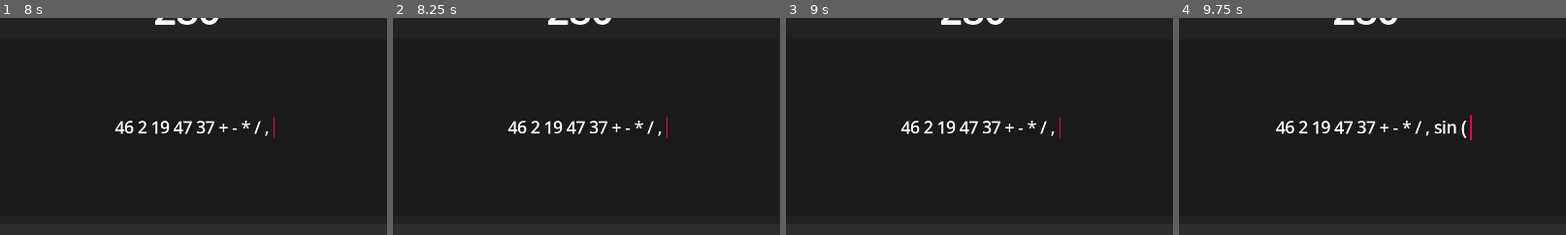
Above: before the commit, frames 1-4 (left to right).
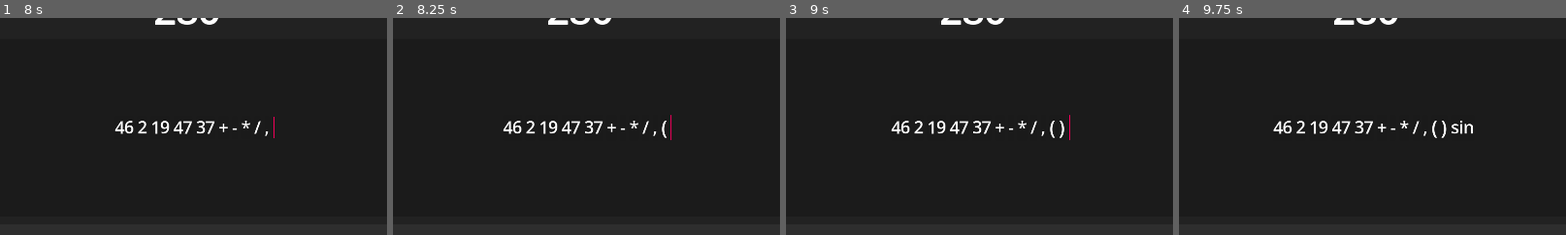
Above: after the commit, the same moments.

Repository: tohuynhphuc/Calculator-Game
Game: Godot game, scene res://game_scenes/main_game/main_game.tscn
The game is run twice, just before and just after one commit, with the same random seed, the same clock (stepped at 60 frames per second) and the same inputs.
Inputs:
- Up to frame 1 (8 s): click "46" at 0.5 s; click "2" at 1.25 s; click "19" at 2 s; click "47" at 2.75 s; click "37" at 3.5 s; click "+" at 4.25 s; click "-" at 5 s; click "*" at 5.75 s; click "/" at 6.5 s; click "," at 7.25 s
- Up to frame 2 (8.25 s): click "(" at 8 s
- Up to frame 3 (9 s): click ")" at 8.75 s
- Up to frame 4 (9.75 s): click "sin" at 9.5 s
The pictures show only the part of the screen within x 5-55%, y 16-66%; the shares and areas given below are measured in that part.

Frame 1 is identical in both runs. In frame 2, 1.3% of the frame differs, in the area x 28-72%, y 44-57%; in frame 3, 1.4%; in frame 4, 1.6%, in the area x 24-76%, y 44-57%.

Commit message:
Comma, Bracket, add State Machine (not implemented)

Diff:
--- /dev/null
+++ b/game_scenes/shop/shop.tscn
@@ -0,0 +1,9 @@
+[gd_scene format=3 uid="uid://cky11wfbx6ae3"]
+
+[node name="Shop" type="Control"]
+layout_mode = 3
+anchors_preset = 15
+anchor_right = 1.0
+anchor_bottom = 1.0
+grow_horizontal = 2
+grow_vertical = 2
--- a/objects/buttons/bracket_buttons/bracket_btn.gd
+++ b/objects/buttons/bracket_buttons/bracket_btn.gd
@@ -4,27 +4,30 @@
 const BRACKET_BTN_SCENE = preload("res://objects/buttons/bracket_buttons/bracket_btn.tscn")
 
 var is_left: bool
-var brackets_pair = {
-	"(": ")",
-	"[": "]",
-	"{": "}",
-}
+var bracket_obj: Bracket
 
 
-static func new_btn(_value: String, _type: ButtonType = ButtonType.BRACKET) -> BracketBtn:
+# var brackets_pair = {
+# 	"(": ")",
+# 	"[": "]",
+# 	"{": "}",
+# }
+static func new_btn(brac: Bracket) -> BracketBtn:
 	var new_button: BracketBtn = BRACKET_BTN_SCENE.instantiate()
-	new_button.set_value(_value)
-	new_button.set_type(_type)
+	new_button.set_value(brac.value)
+	new_button.set_type(BaseBtn.ButtonType.BRACKET)
+	new_button.set_orientation_left(brac.orientation_left)
+	new_button.bracket_obj = brac
 	return new_button
 
 
-func set_orientation(_is_left: bool) -> void:
+func set_orientation_left(_is_left: bool) -> void:
 	is_left = _is_left
 
 
 func _on_button_pressed() -> void:
 	# TODO: Brackets currently calling operator_button_clicked -> add bracket_button_clicked
-	EventBus.operator_button_clicked.emit(value)
+	EventBus.bracket_button_clicked.emit(bracket_obj)
 	GameManager.move_cursor_right()
 	print("Button pressed " + label.text)
 	print("Cursor position " + str(GameManager.cursor_position))
--- a/objects/buttons/buttons_manager.gd
+++ b/objects/buttons/buttons_manager.gd
@@ -18,6 +18,10 @@
 	print("GENERATING OPERATORS")
 	for dict in Parser.operators_buttons:
 		GameManager.operator_button_arr.append(Operator.new(dict))
+
+	print("GENERATE BRACKETS")
+	GameManager.bracket_button_arr.append(Bracket.new(true, "("))
+	GameManager.bracket_button_arr.append(Bracket.new(false, ")"))
 
 
 func get_k_random_buttons(k: int) -> Array:
@@ -43,6 +47,7 @@
 		if not GameManager.operator_button_arr[i].is_locked:
 			var button = OperatorBtn.new_btn(GameManager.operator_button_arr[i])
 			ui_controller.equation_container_add_button(button)
+			# Don't need this
 			# GameManager.operator_button_actual_btns.append(button)
 
 	for i in GameManager.operator_button_arr.size():
@@ -51,13 +56,9 @@
 				OperatorBtn.new_btn(GameManager.operator_button_arr[i]),
 			)
 
-	var left_bracket = BracketBtn.new_btn("(")
-	left_bracket.set_orientation(true)
-	ui_controller.equation_container_add_button(left_bracket)
-
-	var right_bracket = BracketBtn.new_btn(")")
-	right_bracket.set_orientation(false)
-	ui_controller.equation_container_add_button(right_bracket)
+	for i in GameManager.bracket_button_arr.size():
+		var button = BracketBtn.new_btn(GameManager.bracket_button_arr[i])
+		ui_controller.equation_container_add_button(button)
 
 	for i in GameManager.function_button_arr.size():
 		var button = FunctionBtn.new_btn(GameManager.function_button_arr[i])
--- /dev/null
+++ b/objects/classes/comma/comma.gd
@@ -0,0 +1 @@
+class_name Comma
--- a/objects/math_area/math_area.gd
+++ b/objects/math_area/math_area.gd
@@ -9,6 +9,7 @@
 func _ready() -> void:
 	EventBus.number_button_clicked.connect(on_number_buttons_clicked)
 	EventBus.operator_button_clicked.connect(on_operator_buttons_clicked)
+	EventBus.bracket_button_clicked.connect(on_bracket_buttons_clicked)
 	EventBus.function_button_clicked.connect(on_function_buttons_clicked)
 	EventBus.delete_button_clicked.connect(on_delete_buttons_clicked)
 
@@ -50,6 +51,11 @@
 	add_characters(number)
 
 
+func on_bracket_buttons_clicked(bracket: Bracket) -> void:
+	print("BRACKET: ", bracket.value)
+	add_characters(bracket)
+
+
 func on_operator_buttons_clicked(operator: Operator) -> void:
 	print("OPERATOR: ", operator.value)
 	add_characters(operator)
--- a/objects/maths_display/maths_display.gd
+++ b/objects/maths_display/maths_display.gd
@@ -3,8 +3,8 @@
 @export var container: Container
 
 @onready var _brackets = preload("res://objects/maths_display/elements/brackets.tscn")
-@onready var _expression = preload("res://objects/maths_display/elements/expression.tscn")
-@onready var _function = preload("res://objects/maths_display/elements/function.tscn")
+# @onready var _expression = preload("res://objects/maths_display/elements/expression.tscn")
+# @onready var _function = preload("res://objects/maths_display/elements/function.tscn")
 @onready var _number = preload("res://objects/maths_display/elements/number.tscn")
 @onready var _operator = preload("res://objects/maths_display/elements/operator.tscn")
 @onready var _cursor = preload("res://objects/maths_display/cursor.tscn")
@@ -87,6 +87,7 @@
 
 		elif child.type == TreeNode.NodeType.OPERATOR:
 			var operator = _operator.instantiate()
+			print(child.value)
 			operator.value = child.value.value
 			operator.update()
 			objects.append(operator)
@@ -97,7 +98,7 @@
 			function.update()
 			objects.append(function)
 
-		elif child.type == TreeNode.NodeType.BRACKET:
+		elif child.type == TreeNode.NodeType.INSIDE_BRACKET:
 			var bracket = _brackets.instantiate()
 			var inside_bracket = from_tree_to_nodes(child)
 			print(inside_bracket)
@@ -105,6 +106,13 @@
 			bracket.update(child.is_closed_by_user)
 			objects.append(bracket)
 
+		# This is a bracket that doesn't have content -> treat it like a normal operator
+		elif child.type == TreeNode.NodeType.BRACKET:
+			var operator = _operator.instantiate()
+			operator.value = child.value
+			operator.update()
+			objects.append(operator)
+
 		else:
 			print("Unexpected child")
 
--- a/utils/autoload/event_bus.gd
+++ b/utils/autoload/event_bus.gd
@@ -4,6 +4,8 @@
 signal number_button_clicked(number: Number)
 @warning_ignore("unused_signal")
 signal operator_button_clicked(value: String)
+@warning_ignore("unused_signal")
+signal bracket_button_clicked(bracket: Bracket)
 @warning_ignore("unused_signal")
 signal function_button_clicked(value: String)
 @warning_ignore("unused_signal")
--- a/utils/autoload/game_manager.gd
+++ b/utils/autoload/game_manager.gd
@@ -17,7 +17,7 @@
 var operator_button_arr: Array[Operator] = []
 # var operator_button_actual_btns: Array[OperatorBtn] = []
 var comma_button_arr: Array[String] = [","]
-var bracket_button_arr: Array[String] = ["(", ")"]
+var bracket_button_arr: Array[Bracket] = []
 var function_button_arr: Array[String] = ["sin", "cos", "tan"]
 var deck_size: int = 5
 
@@ -64,23 +64,23 @@
 		elif token is Operator:
 			root.add_child(token, TreeNode.NodeType.OPERATOR)
 
-		elif token == Operators.comma:
+		elif token is Comma and token == Operators.comma:
 			root.add_child(token, TreeNode.NodeType.OPERATOR)
 
 		elif Operators.functions.has(token):
 			root.add_child(token, TreeNode.NodeType.FUNCTION)
 
-		elif token == Operators.left_bracket:
-			var res = get_tree_from_expression(i + 1, TreeNode.NodeType.BRACKET)
+		elif token is Bracket and token.value == Operators.left_bracket:
+			var res = get_tree_from_expression(i + 1, TreeNode.NodeType.INSIDE_BRACKET)
 			res[0].is_closed_by_user = res[2]
 			root.add_child_node(res[0])
 			i = res[1]
 
-		elif token == Operators.right_bracket:
-			if type == TreeNode.NodeType.BRACKET:
+		elif token is Bracket and token.value == Operators.right_bracket:
+			if type == TreeNode.NodeType.INSIDE_BRACKET:
 				return [root, i, true]
 			# this is a ) without any (
-			root.add_child(token, TreeNode.NodeType.OPERATOR)
+			root.add_child(token, TreeNode.NodeType.BRACKET)
 
 		else:
 			print("Unknown token")
--- a/utils/calculator.gd
+++ b/utils/calculator.gd
@@ -132,12 +132,21 @@
 		var is_number: bool = t is Number
 
 		# UNARY MINUS
-		if t is String and t == "-":
+		if t is Operator and t.value == "-":
 			if prev == null or (prev is Operator or
-				(prev is not Number and (prev == "(" or prev == ",")) ):
-				out.append("u-")
+				(prev is not Number and ((prev is Bracket and
+							prev.orientation_left ) or prev is Comma ) ) ):
+				# Look through GameManager.operator_button_arr and find unary minus
+				for operator in GameManager.operator_button_arr:
+					if operator.value == "u-":
+						out.append(operator)
+						break
 			else:
-				out.append("-")
+				# Look through GameManager.operator_button_arr and find minus
+				for operator in GameManager.operator_button_arr:
+					if operator.value == "-":
+						out.append(operator)
+						break
 			prev = t
 			continue
 
@@ -145,12 +154,12 @@
 		var insert_mul := false
 
 		if prev != null:
-			var prev_can_end = (prev is Number or (prev is not Operator and prev == ")")
+			var prev_can_end = (prev is Number or (prev is Bracket and not prev.orientation_left)
 				or (prev is Operator and prev.is_postfix == true) )
-			var t_can_start = (is_number or (t is not Operator and t == "("))
+			var t_can_start = (is_number or (t is Bracket and t.orientation_left))
 
 			if prev_can_end and t_can_start:
-				if not t == "(":
+				if not (t is Bracket and t.orientation_left):
 					insert_mul = true
 
 		if insert_mul:
@@ -213,16 +222,16 @@
 					break
 			stack.append(o1)
 
-		elif token == ",":
+		elif token is Comma:
 			pass
-		elif token == "(":
+		elif token is Bracket and token.orientation_left:
 			stack.append(token)
 
-		elif token == ")":
+		elif token is Bracket and not token.orientation_left:
 			var found_left_paren = false
 			while stack.size() > 0:
 				var top = stack.pop_back()
-				if top == "(":
+				if top is Bracket and top.orientation_left:
 					found_left_paren = true
 					break
 				output.append(top)
@@ -237,10 +246,10 @@
 
 	while not stack.is_empty():
 		var op = stack.pop_back()
-		if op is not Operator:
-			if op == "(":
+		if op is Bracket:
+			if op.orientation_left:
 				continue # ignore not closed parentheses (considered valid)
-			elif op == ")":
+			elif not op.orientation_left:
 				return null
 		output.append(op)
 
--- /dev/null
+++ b/utils/state.gd
@@ -0,0 +1,17 @@
+class_name State
+extends Node
+
+@warning_ignore("unused_signal")
+signal transitioned
+
+
+func enter():
+	pass
+
+
+func exit():
+	pass
+
+
+func update(_delta: float):
+	pass
--- /dev/null
+++ b/utils/state_machine.gd
@@ -0,0 +1,38 @@
+extends Node
+
+@export var initial_state: State
+
+var current_state: State
+var states: Dictionary = { }
+
+
+func _ready() -> void:
+	for child in get_children():
+		if child is State:
+			states[child.name.to_lower()] = child
+			child.transitioned.connect(on_child_transition)
+
+	if initial_state:
+		initial_state.enter()
+		current_state = initial_state
+
+
+func _process(_delta: float) -> void:
+	if current_state:
+		current_state.update(_delta)
+
+
+func on_child_transition(state, new_state_name):
+	if state != current_state:
+		return
+
+	var new_state = states.get(new_state_name.to_lower())
+
+	if !new_state:
+		return
+
+	if current_state:
+		current_state.exit()
+
+	new_state.enter()
+	current_state = new_state
--- a/utils/tree_node.gd
+++ b/utils/tree_node.gd
@@ -5,6 +5,7 @@
 	NUMBER,
 	OPERATOR,
 	FUNCTION,
+	INSIDE_BRACKET,
 	BRACKET,
 	FRACTION,
 	CURSOR,
Not shown, added: objects/classes/comma/comma.gd.uid
Not shown, added: utils/state.gd.uid
Not shown, added: utils/state_machine.gd.uid
